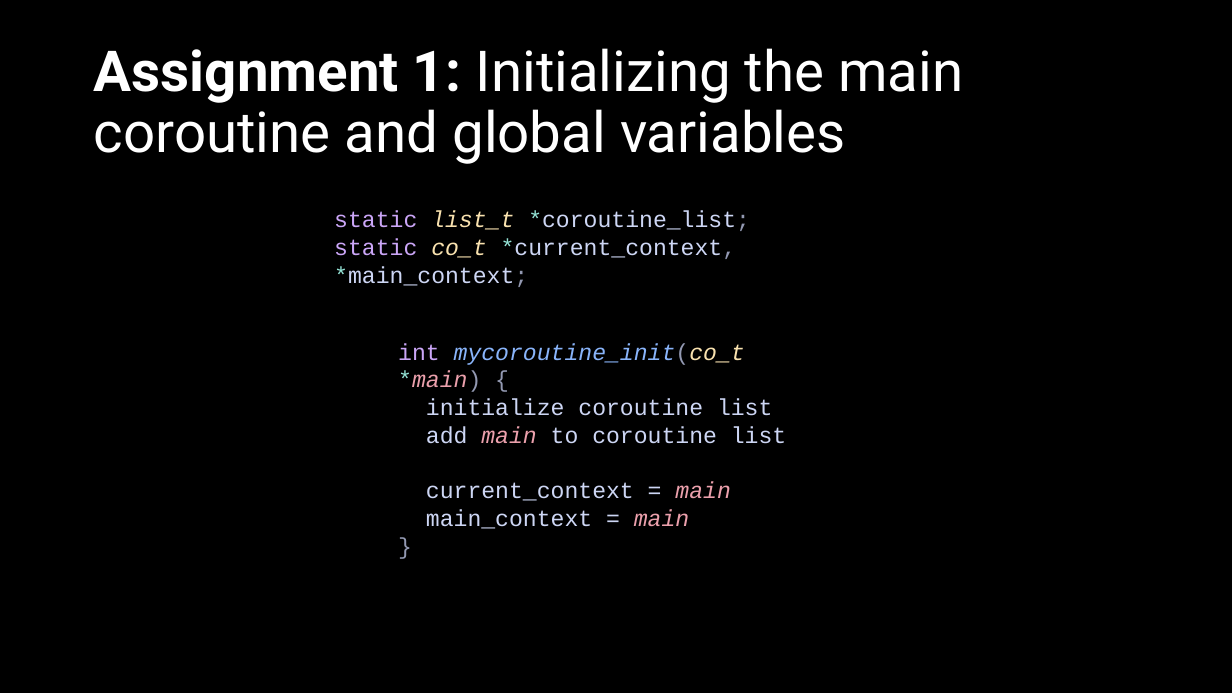
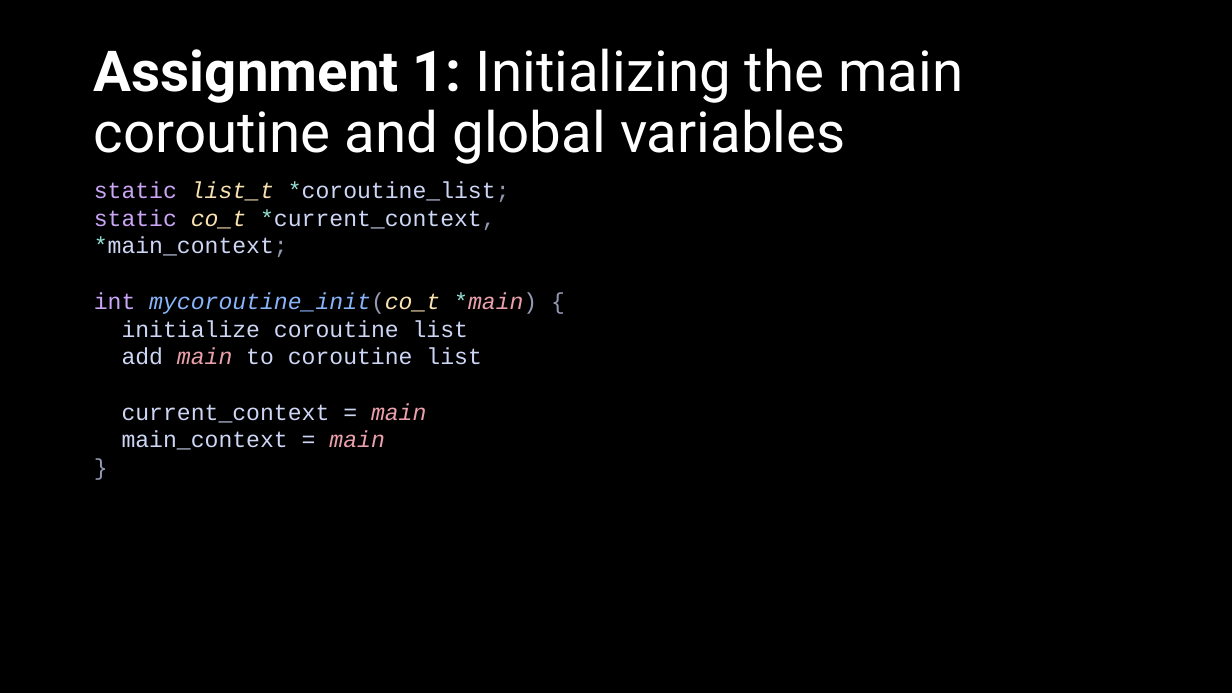
Before and after one commit to ACrispyCookie/ECE321-Concurrent-Programming, a slide deck: slide 4 of Project4/G9-4.pptx. Drawn at 1232x693 pixels with LibreOffice and Linux fonts; fonts in the diff are those of the drawing. Boxes give left, top, right and bottom in pixels: in the first picture for what was removed or moved away, otherwise in the second. Text is boxed around its words. In the diff, an @@ line names an element or a change of style, - is before the commit and + after.

```diff
--- a/Project4/G9-4.pptx
+++ b/Project4/G9-4.pptx
@@ text "static list_t *coroutine_list;": place and size @@
-text "static list_t *coroutine_list;" at [334, 210, 750, 287]
+text "static list_t *coroutine_list;" at [94, 181, 537, 450]
@@ text at [94, 292, 537, 450]: paragraphs added @@
+int mycoroutine_init(co_t *main) {
+initialize coroutine list
+add main to coroutine list
+current_context = main
+main_context = main
+}
@@ text removed at [398, 343, 786, 529] @@
-int mycoroutine_init(co_t *main) {
-initialize coroutine list
-add main to coroutine list
-current_context = main
-main_context = main
-}
```
Also in this commit, not shown: 25 other slides changed, 12 slides added, 2 slides removed, 32 other files.
